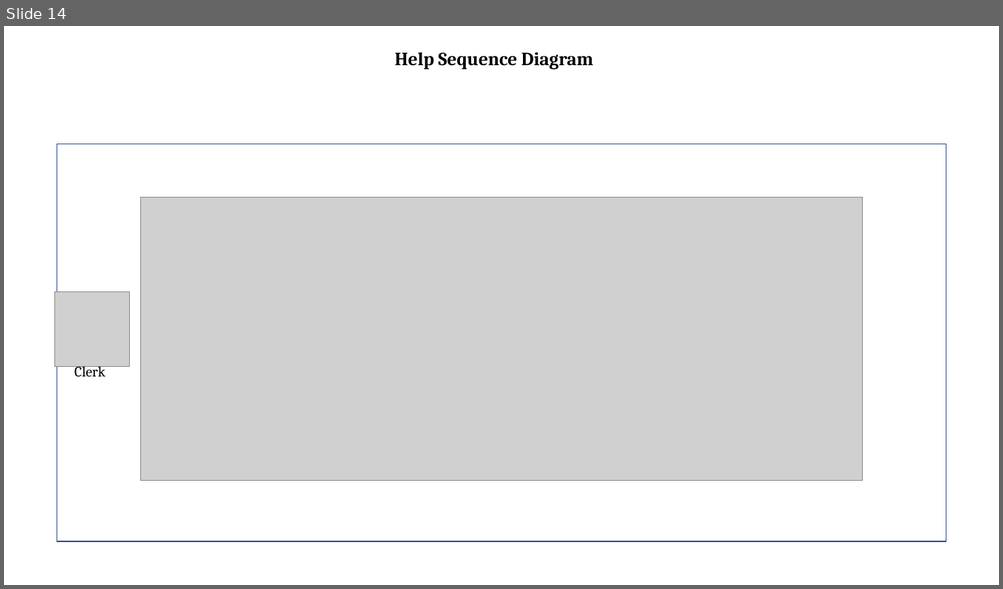
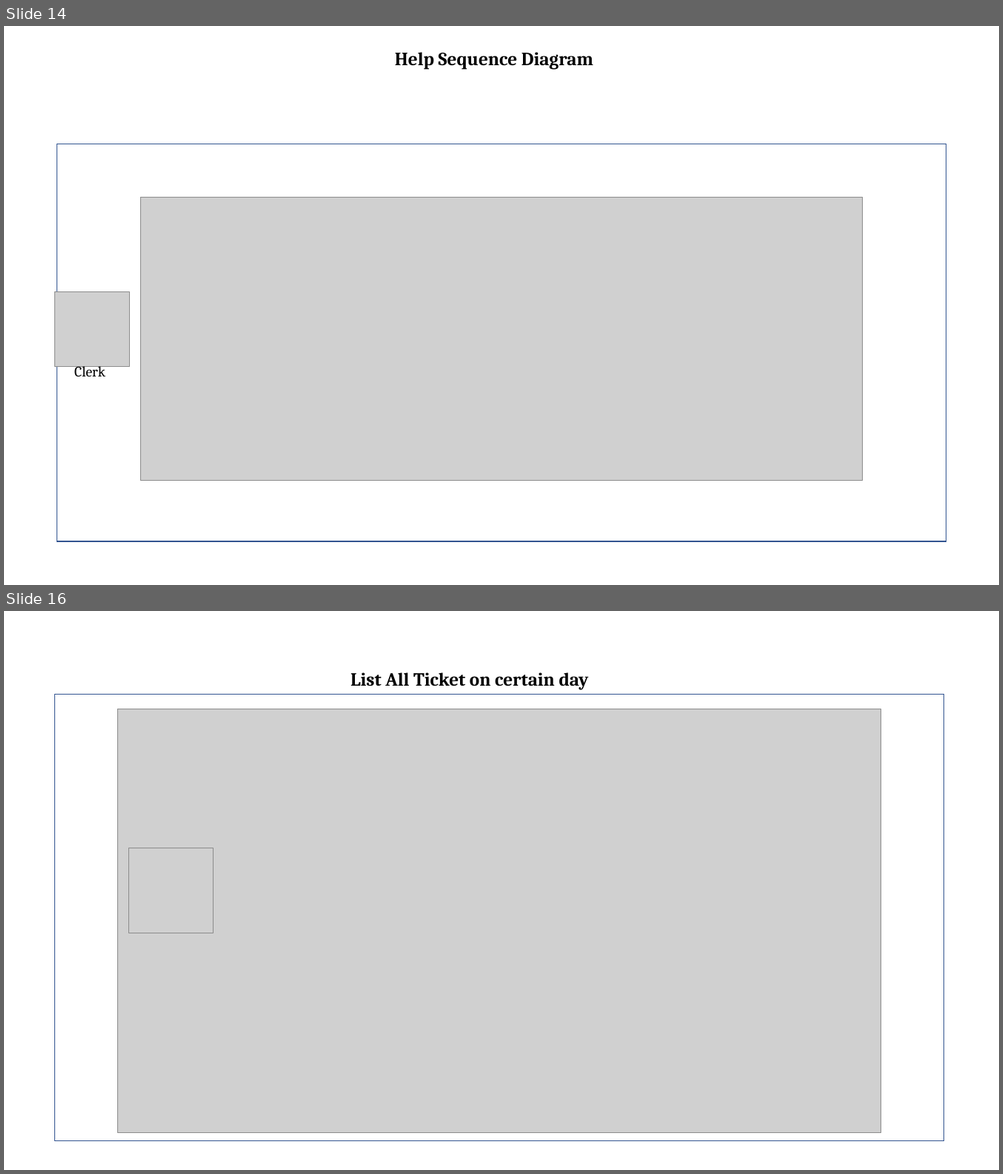
Before and after one commit to CCOJ/TheaterProject, a slide deck: Diagrams and Charts/Sequence Charts.pptx. Shown one above the other, each under a label of ours: slide 14 before the commit, slides 14 and 16 after it; the slides between them are not shown. The pictures are 1003x589 and 1003x1174 pixels, drawn with LibreOffice and Linux fonts; fonts in the diff are those of the drawing; grey boxes stand for pictures. Boxes give left, top, right and bottom in pixels: in the first picture for what was removed or moved away, otherwise in the second. Text is boxed around its words. In the diff, an @@ line names an element or a change of style, - is before the commit and + after.

Commit message:
Sequence Diagram: List Tickets

```diff
--- a/Diagrams and Charts/Sequence Charts.pptx
+++ b/Diagrams and Charts/Sequence Charts.pptx
@@ slide 16 added at (4,611,999,1170), background #FFFFFF @@
@@ text added at (350,672,589,690), 18 pt, text #000000, bold @@
+List All Ticket on certain day
@@ rectangle added at (55,695,944,1142), fill #FFFFFF, outline #325491 1 pt @@
@@ picture added at (117,709,880,1133) @@
@@ picture added at (128,849,213,933) @@
```
Also in this commit, not shown: 1 other slide added.
